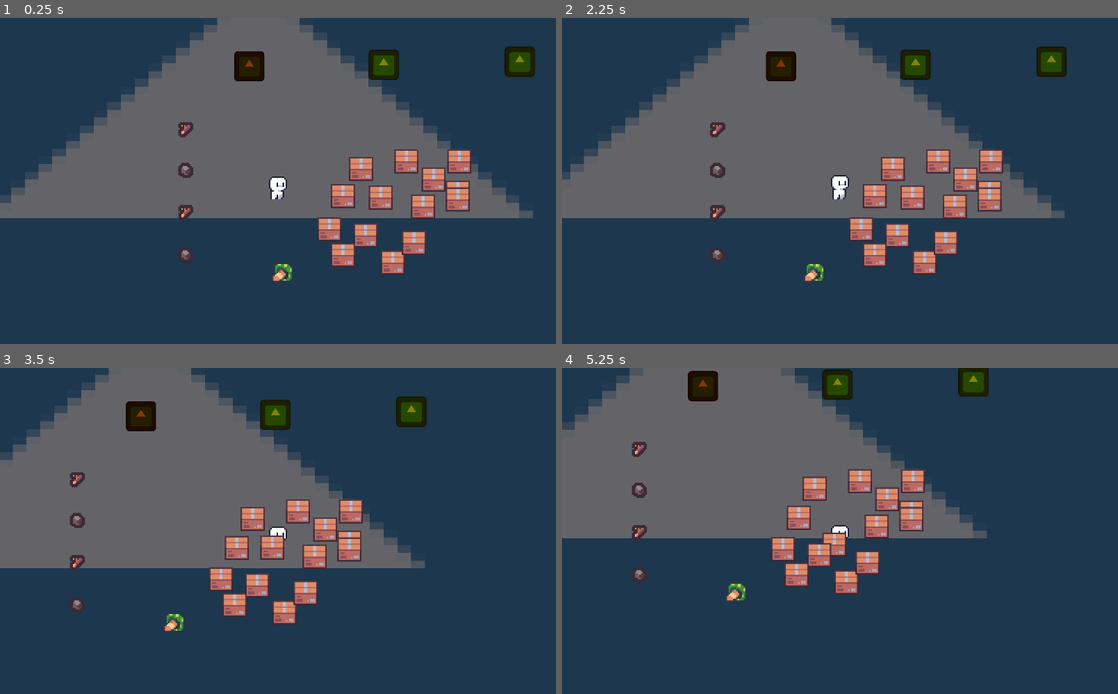
Above: before the commit, frames 1-4 (two rows, left to right).
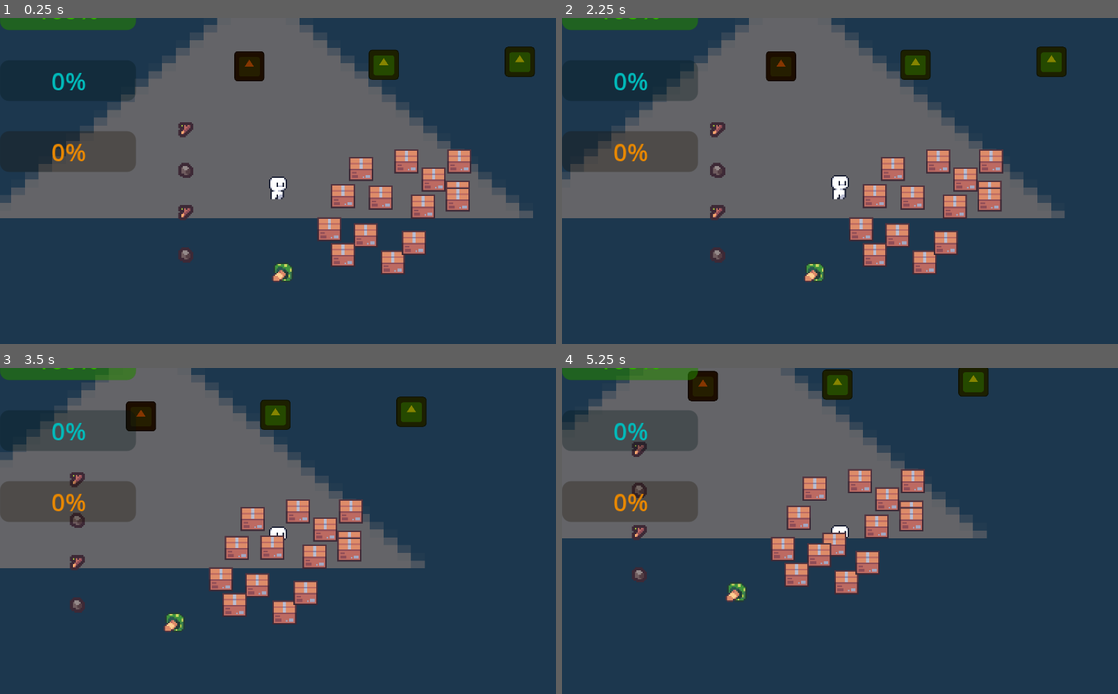
Above: after the commit, the same moments.

Repository: Alexoga9/Basura-Recolector
Game: Godot game, scene res://Escenarios/mundo.tscn
Two runs of this game, one before a commit and one after it. Both use one fixed random seed, a clock stepped at 60 frames per second and the inputs below. The engine's default icon, where the game draws it, is replaced by a stand-in: a white triangle on a blue panel in a dark square. Sound files missing from this copy of the repository are replaced by a short silence.
Inputs (mouse positions are in pixels of both pictures, inside the frame that each line leads up to):
- Up to frame 1 (0.25 s): no input
- Up to frame 2 (2.25 s): tap Enter at 0.5 s; drag from (940, 197) to (745, 255) at 0.52 s; drag from (928, 236) to (840, 184) at 1.27 s; move the mouse to (906, 197) at 2.02 s; hold D (derecha) from 2.03 s (still down); tap Backspace at 2.1 s; click (906, 197) at 2.17 s
- Up to frame 3 (3.5 s): release D (derecha) at 2.75 s; drag from (250, 517) to (77, 563) at 2.77 s
- Up to frame 4 (5.25 s): tap Space at 3.5, 5 s; drag from (795, 605) to (639, 605) at 3.52 s; tap Enter at 4.25 s; drag from (845, 612) to (639, 521) at 4.27 s; move the mouse to (867, 592) at 5.02 s; hold S (abajo) from 5.03 s (still down); tap Z at 5.1 s; click (867, 592) at 5.17 s

The runs differ from the first frame. In frame 1, 2.7% of the frame differs, in the area x 0-25%, y 0-48%; in frame 2, 3.7%; in frame 3, 5.7%; in frame 4, 6.5%.

Commit message:
Revert "ui"
This reverts commit 9b8b5055eb7b5aaca27b1202c33b20fc692a8dd9.

Diff:
--- a/Commons/Componentes/Utilidades/Inventario/Inventario.tscn
+++ b/Commons/Componentes/Utilidades/Inventario/Inventario.tscn
@@ -14,7 +14,6 @@
 metadata/_custom_type_script = "uid://dnu2r5yw53pto"
 
 [node name="Inventario" type="Control" unique_id=615073819]
-visible = false
 layout_mode = 3
 anchors_preset = 15
 anchor_right = 1.0
--- a/Escenarios/mundo.tscn
+++ b/Escenarios/mundo.tscn
@@ -88,16 +88,14 @@
 [node name="CanvasLayer" type="CanvasLayer" parent="." unique_id=2010886703]
 
 [node name="Control" parent="CanvasLayer" unique_id=615073819 instance=ExtResource("1_vttfp")]
+visible = false
 
 [node name="TiendaUi" parent="CanvasLayer" unique_id=1611773581 instance=ExtResource("7_8njad")]
 visible = false
 
 [node name="Barras HUD" parent="CanvasLayer" unique_id=2073494253 instance=ExtResource("8_yw7ml")]
-visible = false
-offset_left = 3.0
-offset_top = 26.0
-offset_right = -272.0
-offset_bottom = -104.0
+offset_right = -278.0
+offset_bottom = -134.0
 
 [node name="Puestos Interactuables" type="Node" parent="." unique_id=138742373]
 
--- a/UI/Theme/TiendaTheme.tres
+++ /dev/null
@@ -1,23 +0,0 @@
-[gd_resource type="Theme" format=3 uid="uid://cbqiryocag03q"]
-
-[ext_resource type="Texture2D" uid="uid://dt8pwpjhovtt6" path="res://Assets/Inventario/marco tienda.png" id="1_iomh6"]
-[ext_resource type="FontFile" uid="uid://dryil6kc3yx5s" path="res://Assets/DobleHex2.ttf" id="1_p2ce5"]
-
-[sub_resource type="StyleBoxFlat" id="StyleBoxFlat_pgqec"]
-bg_color = Color(0.42156535, 0.61752206, 0.82153744, 1)
-
-[sub_resource type="StyleBoxTexture" id="StyleBoxTexture_p2ce5"]
-texture = ExtResource("1_iomh6")
-texture_margin_left = 4.0
-texture_margin_top = 4.0
-texture_margin_right = 4.0
-texture_margin_bottom = 6.0
-region_rect = Rect2(1, 1, 18, 18)
-
-[resource]
-Button/font_sizes/font_size = 16
-Button/fonts/font = ExtResource("1_p2ce5")
-Label/font_sizes/font_size = 16
-Label/fonts/font = ExtResource("1_p2ce5")
-Panel/styles/panel = SubResource("StyleBoxFlat_pgqec")
-PanelContainer/styles/panel = SubResource("StyleBoxTexture_p2ce5")
--- a/UI/Tienda/mejoras de habilidades/logica_mejora.gd
+++ b/UI/Tienda/mejoras de habilidades/logica_mejora.gd
@@ -11,7 +11,7 @@
 func iniciar():
 	await get_tree().process_frame
 	jugador = Global.jugador
-	#print("Esta el " + jugador.name)
+	print("Esta el " + jugador.name)
 
 
 # Called every frame. 'delta' is the elapsed time since the previous frame.
--- a/UI/Tienda/panel_tienda.tscn
+++ b/UI/Tienda/panel_tienda.tscn
@@ -1,18 +1,16 @@
 [gd_scene format=3 uid="uid://birp1rvjh205r"]
 
+[ext_resource type="Texture2D" uid="uid://e7kokadv3aib" path="res://Assets/icon.svg" id="1_4wk4c"]
 [ext_resource type="Script" uid="uid://chu2pujc70x6e" path="res://UI/Tienda/panel_tienda.gd" id="1_6k6d4"]
-[ext_resource type="Theme" uid="uid://cbqiryocag03q" path="res://UI/Theme/TiendaTheme.tres" id="1_ahgl1"]
 [ext_resource type="Resource" uid="uid://dklrgm0gwnvn1" path="res://UI/Tienda/mejoras de habilidades/mejora_resistencia.tres" id="2_pgqec"]
-[ext_resource type="Texture2D" uid="uid://dt8pwpjhovtt6" path="res://Assets/Inventario/marco tienda.png" id="4_be048"]
-[ext_resource type="Texture2D" uid="uid://due6mtxcwadhu" path="res://Assets/Inventario/Items.png" id="6_vehtn"]
 
-[sub_resource type="AtlasTexture" id="AtlasTexture_3e1ft"]
-atlas = ExtResource("6_vehtn")
-region = Rect2(16, 48, 16, 16)
+[sub_resource type="StyleBoxFlat" id="StyleBoxFlat_pgqec"]
+bg_color = Color(0.42156535, 0.61752206, 0.82153744, 1)
 
-[sub_resource type="AtlasTexture" id="AtlasTexture_xf2eu"]
-atlas = ExtResource("6_vehtn")
-region = Rect2(96, 0, 16, 16)
+[sub_resource type="Theme" id="Theme_6k6d4"]
+Button/font_sizes/font_size = 8
+Label/font_sizes/font_size = 8
+Panel/styles/panel = SubResource("StyleBoxFlat_pgqec")
 
 [node name="Panel Tienda" type="Control" unique_id=1195401960]
 custom_minimum_size = Vector2(0, 80)
@@ -24,33 +22,11 @@
 grow_vertical = 2
 size_flags_horizontal = 3
 size_flags_vertical = 3
-theme = ExtResource("1_ahgl1")
+theme = SubResource("Theme_6k6d4")
 script = ExtResource("1_6k6d4")
 mejora = ExtResource("2_pgqec")
 
-[node name="NinePatchRect" type="NinePatchRect" parent="." unique_id=1293587172]
-visible = false
-texture_filter = 1
-custom_minimum_size = Vector2(148, 40)
-layout_mode = 1
-anchors_preset = 15
-anchor_right = 1.0
-anchor_bottom = 1.0
-offset_left = 96.0
-offset_top = 242.0
-offset_right = -124.0
-offset_bottom = 66.0
-grow_horizontal = 2
-grow_vertical = 2
-texture = ExtResource("4_be048")
-region_rect = Rect2(0, 0, 20, 20)
-patch_margin_left = 4
-patch_margin_top = 4
-patch_margin_right = 4
-patch_margin_bottom = 6
-
-[node name="Panel" type="PanelContainer" parent="." unique_id=1256024605]
-custom_minimum_size = Vector2(148, 40)
+[node name="Panel" type="Panel" parent="." unique_id=1594233160]
 layout_mode = 1
 anchors_preset = 15
 anchor_right = 1.0
@@ -59,56 +35,66 @@
 grow_vertical = 2
 
 [node name="MarginContainer" type="MarginContainer" parent="Panel" unique_id=658394005]
-layout_mode = 2
-theme_override_constants/margin_left = 10
-theme_override_constants/margin_top = 5
-theme_override_constants/margin_right = 10
-theme_override_constants/margin_bottom = 5
+layout_mode = 1
+anchors_preset = 15
+anchor_right = 1.0
+anchor_bottom = 1.0
+grow_horizontal = 2
+grow_vertical = 2
+theme_override_constants/margin_left = 20
+theme_override_constants/margin_right = 20
 
 [node name="HBoxContainer" type="HBoxContainer" parent="Panel/MarginContainer" unique_id=581737212]
 layout_mode = 2
-alignment = 1
 
 [node name="imagen" type="TextureRect" parent="Panel/MarginContainer/HBoxContainer" unique_id=1419358289]
 unique_name_in_owner = true
-custom_minimum_size = Vector2(32, 32)
 layout_mode = 2
 size_flags_horizontal = 3
-texture = SubResource("AtlasTexture_3e1ft")
-expand_mode = 3
+texture = ExtResource("1_4wk4c")
+expand_mode = 4
 stretch_mode = 5
 
-[node name="VBoxContainer3" type="VBoxContainer" parent="Panel/MarginContainer/HBoxContainer" unique_id=715673161]
+[node name="Control" type="Control" parent="Panel/MarginContainer/HBoxContainer" unique_id=1890556930]
 layout_mode = 2
 size_flags_horizontal = 3
+size_flags_stretch_ratio = 3.58
+
+[node name="VBoxContainer" type="VBoxContainer" parent="Panel/MarginContainer/HBoxContainer/Control" unique_id=715673161]
+layout_mode = 1
+anchors_preset = 14
+anchor_top = 0.5
+anchor_right = 1.0
+anchor_bottom = 0.5
+offset_top = -44.0
+offset_bottom = 44.0
+grow_horizontal = 2
+grow_vertical = 2
 alignment = 1
 
-[node name="nombre" type="Label" parent="Panel/MarginContainer/HBoxContainer/VBoxContainer3" unique_id=124324113]
+[node name="nombre" type="Label" parent="Panel/MarginContainer/HBoxContainer/Control/VBoxContainer" unique_id=124324113]
 unique_name_in_owner = true
 layout_mode = 2
 text = "Nombre"
-autowrap_mode = 2
 
-[node name="linea" type="ColorRect" parent="Panel/MarginContainer/HBoxContainer/VBoxContainer3" unique_id=209486722]
+[node name="linea" type="ColorRect" parent="Panel/MarginContainer/HBoxContainer/Control/VBoxContainer" unique_id=209486722]
 unique_name_in_owner = true
 custom_minimum_size = Vector2(0, 1)
 layout_mode = 2
 
-[node name="descripcion" type="Label" parent="Panel/MarginContainer/HBoxContainer/VBoxContainer3" unique_id=1624348241]
+[node name="descripcion" type="Label" parent="Panel/MarginContainer/HBoxContainer/Control/VBoxContainer" unique_id=1624348241]
 unique_name_in_owner = true
 layout_mode = 2
 text = "Descricion
 Aqui"
-autowrap_mode = 2
 
-[node name="nivel" type="Label" parent="Panel/MarginContainer/HBoxContainer/VBoxContainer3" unique_id=1984587817]
+[node name="nivel" type="Label" parent="Panel/MarginContainer/HBoxContainer/Control/VBoxContainer" unique_id=1984587817]
 unique_name_in_owner = true
 layout_mode = 2
 text = "Nivel 1"
 horizontal_alignment = 2
-autowrap_mode = 2
 
-[node name="barra" type="ProgressBar" parent="Panel/MarginContainer/HBoxContainer/VBoxContainer3" unique_id=1135561093]
+[node name="barra" type="ProgressBar" parent="Panel/MarginContainer/HBoxContainer/Control/VBoxContainer" unique_id=1135561093]
 unique_name_in_owner = true
 custom_minimum_size = Vector2(0, 5)
 layout_mode = 2
@@ -116,47 +102,20 @@
 step = 1.0
 show_percentage = false
 
-[node name="Control" type="Control" parent="Panel/MarginContainer/HBoxContainer" unique_id=1890556930]
-visible = false
-layout_mode = 2
-size_flags_horizontal = 3
-size_flags_stretch_ratio = 3.58
-
 [node name="VBoxContainer" type="VBoxContainer" parent="Panel/MarginContainer/HBoxContainer" unique_id=2022160989]
 layout_mode = 2
-size_flags_horizontal = 3
 size_flags_vertical = 4
-alignment = 1
 
 [node name="precio" type="Label" parent="Panel/MarginContainer/HBoxContainer/VBoxContainer" unique_id=95191658]
 unique_name_in_owner = true
 layout_mode = 2
 text = "Nombre"
-autowrap_mode = 2
 
 [node name="boton" type="Button" parent="Panel/MarginContainer/HBoxContainer/VBoxContainer" unique_id=257881978]
 unique_name_in_owner = true
 layout_mode = 2
+size_flags_horizontal = 3
+size_flags_vertical = 4
 text = "Button"
 
-[node name="VBoxContainer2" type="VBoxContainer" parent="Panel/MarginContainer/HBoxContainer" unique_id=1645314049]
-layout_mode = 2
-size_flags_horizontal = 3
-size_flags_vertical = 4
-
-[node name="valor siguiente" type="Label" parent="Panel/MarginContainer/HBoxContainer/VBoxContainer2" unique_id=426617021]
-layout_mode = 2
-text = "Nombre"
-autowrap_mode = 2
-
-[node name="flecha subida" type="TextureRect" parent="Panel/MarginContainer/HBoxContainer/VBoxContainer2" unique_id=1264735615]
-layout_mode = 2
-texture = SubResource("AtlasTexture_xf2eu")
-stretch_mode = 5
-
-[node name="valor actual" type="Label" parent="Panel/MarginContainer/HBoxContainer/VBoxContainer2" unique_id=2023038483]
-layout_mode = 2
-text = "Nombre"
-autowrap_mode = 2
-
 [connection signal="pressed" from="Panel/MarginContainer/HBoxContainer/VBoxContainer/boton" to="." method="_on_boton_pressed"]
--- a/UI/Tienda/tienda_ui.tscn
+++ b/UI/Tienda/tienda_ui.tscn
@@ -31,18 +31,6 @@
 imagen = SubResource("AtlasTexture_65riy")
 metadata/_custom_type_script = "uid://dxsan7lcfsr3y"
 
-[sub_resource type="AtlasTexture" id="AtlasTexture_mnc04"]
-atlas = ExtResource("3_6dplc")
-region = Rect2(48, 32, 16, 16)
-
-[sub_resource type="Resource" id="Resource_53afc"]
-script = ExtResource("4_mnc04")
-nombre = "Resistencia"
-descripcion = "Mejora la cantidad de energia maxima"
-precio = 5
-imagen = SubResource("AtlasTexture_mnc04")
-metadata/_custom_type_script = "uid://dxsan7lcfsr3y"
-
 [node name="TiendaUi" type="Control" unique_id=1611773581]
 layout_mode = 3
 anchors_preset = 15
@@ -61,9 +49,9 @@
 anchor_bottom = 1.0
 grow_horizontal = 2
 grow_vertical = 2
-theme_override_constants/margin_left = 60
+theme_override_constants/margin_left = 10
 theme_override_constants/margin_top = 10
-theme_override_constants/margin_right = 60
+theme_override_constants/margin_right = 10
 theme_override_constants/margin_bottom = 10
 
 [node name="ScrollContainer" type="ScrollContainer" parent="MarginContainer" unique_id=751276087]
@@ -94,7 +82,6 @@
 
 [node name="Panel Tienda3" parent="MarginContainer/ScrollContainer/VBoxContainer" unique_id=1737779067 instance=ExtResource("1_d2rrg")]
 layout_mode = 2
-mejora = SubResource("Resource_53afc")
 
 [node name="Panel Tienda4" parent="MarginContainer/ScrollContainer/VBoxContainer" unique_id=1425991459 instance=ExtResource("1_d2rrg")]
 layout_mode = 2
Binary file removed: Assets/DobleHex2.ttf
Not shown, removed: Assets/DobleHex2.ttf.import
Binary file removed: Assets/Inventario/marco tienda.png
Not shown, removed: Assets/Inventario/marco tienda.png.import
Not shown: 1 places in Escenarios/mundo.tscn that only renumber resources
